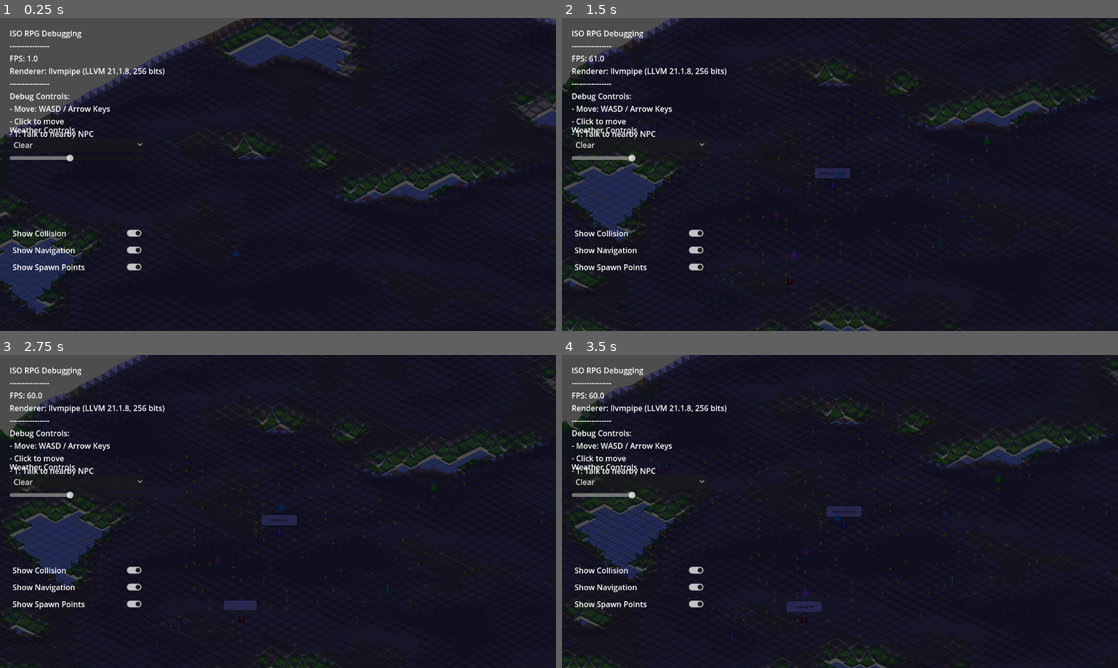
Above: before the commit, frames 1-4 (two rows, left to right).
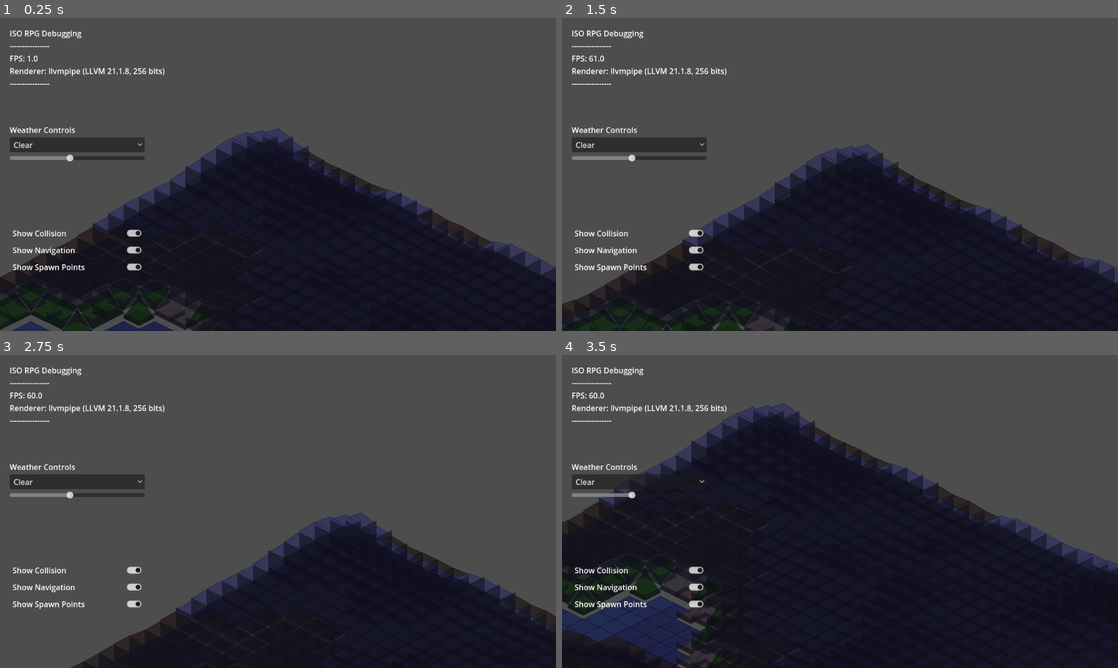
Above: after the commit, the same moments.

Repository: sha5b/Godot-ECS-Starter
Game: Godot game, scene res://scenes/main.tscn
The game is run twice, just before and just after one commit, with the same random seed, the same clock (stepped at 60 frames per second) and the same inputs.
Inputs (mouse positions are in pixels of both pictures, inside the frame that each line leads up to):
- Up to frame 1 (0.25 s): no input
- Up to frame 2 (1.5 s): tap Enter at 0.5 s; move the mouse to (962, 158) at 0.52 s; hold Right (ui_right) 0.53-1.25 s; tap T at 0.6 s; click (962, 158) at 0.67 s; drag from (728, 190) to (812, 237) at 1.27 s
- Up to frame 3 (2.75 s): move the mouse to (333, 442) at 2.02 s; hold Right (ui_right) from 2.03 s (still down); tap T at 2.1 s; click (333, 442) at 2.17 s
- Up to frame 4 (3.5 s): release Right (ui_right) at 2.75 s; drag from (812, 574) to (673, 464) at 2.77 s

The runs differ from the first frame. In frame 1, 54% of the frame differs, in the area x 0-100%, y 0-100%; in frame 2, 63%; in frame 3, 72%; in frame 4, 45%.

Commit message:
Camera COntrolls

Diff:
--- a/scenes/main.gd
+++ b/scenes/main.gd
@@ -10,7 +10,7 @@
 
 	# Initialize systems
 	_initialize_tilemap()
-	_initialize_player()
+	# _initialize_player() # Removed player initialization
 	_initialize_environment()
 	_initialize_debug_ui()
 
@@ -31,46 +31,8 @@
 	else:
 		push_error("Tilemap not found")
 
-func _initialize_player():
-	# Get player and set initial position
-	var player = $Player
-	if player:
-		# Position player in the middle of the map
-		var tilemap = $TileMap
-		if tilemap:
-			# Set player to a valid position (non-collision tile)
-			var valid_pos = _find_valid_player_position(tilemap)
-			player.set_grid_position(valid_pos)
-			print("Player positioned at grid: ", valid_pos)
-		else:
-			# Default position
-			player.set_world_position(Vector2(640, 360))
-			print("Player positioned at default location")
-	else:
-		push_error("Player not found")
-
-func _find_valid_player_position(tilemap) -> Vector2i:
-	# Find a valid (non-collision) position for the player
-	var center_x = 50  # Center of the generated terrain
-	var center_y = 50
-
-	# Start at center and spiral outward to find a valid position
-	for radius in range(10):
-		for dx in range(-radius, radius + 1):
-			for dy in range(-radius, radius + 1):
-				# Only check positions on the perimeter of the current radius
-				if abs(dx) == radius or abs(dy) == radius:
-					var pos = Vector2i(center_x + dx, center_y + dy)
-
-					# Check if this position is valid (no collision and not water)
-					if not tilemap.has_collision(pos):
-						# Check tile type
-						for tile_data in tilemap.tile_map.get(pos, []):
-							if tile_data.type != "water":
-								return pos
-
-	# Fallback to center
-	return Vector2i(center_x, center_y)
+# Removed _initialize_player() function
+# Removed _find_valid_player_position() function
 
 func _initialize_environment():
 	# Initialize environment system
@@ -109,10 +71,7 @@
 	info += "FPS: " + str(Engine.get_frames_per_second()) + "\n"
 	info += "Renderer: " + RenderingServer.get_video_adapter_name() + "\n"
 	info += "----------------\n"
-	info += "Debug Controls:\n"
-	info += "- Move: WASD / Arrow Keys\n"
-	info += "- Click to move\n"
-	info += "- T: Talk to nearby NPC\n"
+	# Removed player-specific debug controls text
 	return info
 
 func _connect_ui_signals():
@@ -142,11 +101,7 @@
 	if system_info:
 		system_info.text = _generate_system_info()
 
-	# Check for dynamic terrain expansion around player
-	var player = $Player
-	var tilemap = $TileMap
-	if player and tilemap:
-		tilemap.check_terrain_expansion(player.grid_position)
+	# Removed player-dependent terrain expansion check
 
 # Signal handlers
 
@@ -194,32 +149,4 @@
 
 		environment.set_weather(weather_type, value)
 
-# Handle input for talking to NPCs
-func _unhandled_input(event):
-	if event is InputEventKey and event.pressed and event.keycode == KEY_T:
-		_talk_to_nearby_npc()
-
-func _talk_to_nearby_npc():
-	# Find the player
-	var player = $Player
-	if not player:
-		return
-
-	# Get NPCs from the NPC manager
-	var npc_manager = $NPCManager
-	if not npc_manager:
-		return
-
-	# Find the closest NPC within interaction range
-	var closest_npc = null
-	var closest_distance = 100.0  # Max interaction distance
-
-	for npc in npc_manager.npcs:
-		var distance = player.position.distance_to(npc.position)
-		if distance < closest_distance:
-			closest_npc = npc
-			closest_distance = distance
-
-	# If found a nearby NPC, make them speak
-	if closest_npc:
-		npc_manager.make_npc_speak(closest_npc)
+# Removed _unhandled_input and _talk_to_nearby_npc functions as they depended on the player
--- a/scenes/main.tscn
+++ b/scenes/main.tscn
@@ -1,10 +1,10 @@
 [gd_scene load_steps=6 format=3 uid="uid://b4lf41tkirh3g"]
 
 [ext_resource type="Script" uid="uid://eia5g8y70ykx" path="res://scripts/world/isometric_tilemap.gd" id="1_cqvpt"]
-[ext_resource type="Script" uid="uid://beinlgogpgexh" path="res://scripts/entities/player.gd" id="2_e7gtl"]
 [ext_resource type="Script" uid="uid://c6kppk1ta0eq5" path="res://scenes/main.gd" id="3_0x5d3"]
 [ext_resource type="Script" uid="uid://ch4x74prf72m5" path="res://scripts/systems/npc_manager.gd" id="4_1g8yu"]
 [ext_resource type="Script" uid="uid://dd25rhe8a5wby" path="res://scripts/systems/environment_system.gd" id="5_nrrmj"]
+[ext_resource type="Script" uid="uid://d1appohf1i53t" path="res://scripts/systems/camera_controller.gd" id="6_camctrl"]
 
 [node name="Main" type="Node2D"]
 script = ExtResource("3_0x5d3")
@@ -19,9 +19,9 @@
 [node name="EnvironmentSystem" type="Node2D" parent="."]
 script = ExtResource("5_nrrmj")
 
-[node name="Player" type="Node2D" parent="."]
+[node name="CameraController" type="Camera2D" parent="."]
 position = Vector2(640, 360)
-script = ExtResource("2_e7gtl")
+script = ExtResource("6_camctrl")
 
 [node name="CanvasLayer" type="CanvasLayer" parent="."]
 
--- a/scripts/entities/entity.gd
+++ b/scripts/entities/entity.gd
@@ -1,7 +1,7 @@
 extends Node2D
 class_name Entity
 
-# Base entity class for all game entities (player, NPCs, etc.)
+# Base entity class for all game entities (NPCs, etc.)
 
 # Get reference to autoloaded GameManager
 @onready var game_manager = get_node("/root/GameManager")
--- a/scripts/entities/player.gd
+++ /dev/null
@@ -1,143 +0,0 @@
-extends Entity
-class_name Player
-
-# Player-specific properties
-var speed_multiplier: float = 1.5
-var is_player_controlled: bool = true
-var camera: Camera2D = null
-
-func _ready():
-	entity_name = "Player"
-	entity_type = "player"
-	debug_color = Color(0, 0.8, 1)  # Light blue
-
-	# Set up player-specific components
-	_setup_player()
-	_setup_camera()
-
-	print("Player character initialized")
-
-func _setup_player():
-	# Setup player-specific properties
-	move_speed *= speed_multiplier
-
-	# Override debug shape with player-specific visual
-	if debug_shape:
-		debug_shape.queue_free()
-
-	# Create a more distinct debug visual
-	debug_shape = Node2D.new()
-	debug_shape.name = "PlayerDebugShape"
-
-	var size = 28
-
-	# Create a polygon for the player shape (triangle pointing up)
-	var polygon = Polygon2D.new()
-	var points = [
-		Vector2(0, -size/2.0),            # Top
-		Vector2(size/2.0, size/2.0),        # Bottom right
-		Vector2(-size/2.0, size/2.0)         # Bottom left
-	]
-
-	polygon.color = debug_color
-	polygon.polygon = points
-
-	# Add outline
-	var outline = Line2D.new()
-	outline.points = points + [points[0]]
-	outline.width = 2.0
-	outline.default_color = debug_color.darkened(0.3)
-
-	debug_shape.add_child(polygon)
-	debug_shape.add_child(outline)
-
-	add_child(debug_shape)
-
-func _setup_camera():
-	# Add a camera that follows the player
-	camera = Camera2D.new()
-	camera.name = "PlayerCamera"
-	camera.enabled = true
-
-	# Add camera to scene tree first
-	add_child(camera)
-
-	# Camera settings
-	camera.zoom = Vector2(0.5, 0.5)  # Zoom out to see more of the map
-	camera.position_smoothing_enabled = true
-	camera.position_smoothing_speed = 5.0
-
-	# Make current after being added to the tree
-	call_deferred("_make_camera_current")
-
-	print("Player camera setup complete")
-
-func _make_camera_current():
-	if camera and is_inside_tree() and camera.is_inside_tree():
-		camera.make_current()
-		print("Camera made current")
-
-func _unhandled_input(event):
-	# Handle player input
-	if not is_player_controlled:
-		return
-
-	# Mouse movement - move player to clicked position
-	if event is InputEventMouseButton and event.pressed and event.button_index == MOUSE_BUTTON_LEFT:
-		var mouse_pos = get_global_mouse_position()
-		_handle_movement(mouse_pos)
-
-	# Keyboard movement - move in the four directions
-	if event is InputEventKey and event.pressed:
-		var direction = Vector2i.ZERO
-
-		match event.keycode:
-			KEY_W, KEY_UP:
-				direction = Vector2i(0, -1)
-			KEY_S, KEY_DOWN:
-				direction = Vector2i(0, 1)
-			KEY_A, KEY_LEFT:
-				direction = Vector2i(-1, 0)
-			KEY_D, KEY_RIGHT:
-				direction = Vector2i(1, 0)
-
-		if direction != Vector2i.ZERO:
-			# In isometric, we need to transform the direction
-			var iso_direction = _transform_to_isometric(direction)
-			var target_grid_pos = grid_position + iso_direction
-			move_to_grid(target_grid_pos)
-
-func _transform_to_isometric(direction: Vector2i) -> Vector2i:
-	# Transform cardinal direction to isometric direction
-	# This depends on how the isometric grid is oriented
-
-	# For standard isometric (diamond shape, y-axis is down-right, x-axis is down-left)
-	match direction:
-		Vector2i(0, -1):  # Up
-			return Vector2i(-1, -1)
-		Vector2i(0, 1):   # Down
-			return Vector2i(1, 1)
-		Vector2i(-1, 0):  # Left
-			return Vector2i(-1, 1)
-		Vector2i(1, 0):   # Right
-			return Vector2i(1, -1)
-		_:
-			return Vector2i.ZERO
-
-func _handle_movement(target_world_pos: Vector2):
-	# Get the tilemap
-	var tilemap = get_parent().get_node("TileMap")
-	if not tilemap:
-		move_to_world(target_world_pos)
-		return
-
-	# Convert to grid position
-	var target_grid_pos = tilemap.world_to_grid(target_world_pos)
-
-	# Check for collisions
-	if tilemap.has_collision(target_grid_pos):
-		print("Player cannot move to ", target_grid_pos, " due to collision")
-		return
-
-	# Move to the target
-	move_to_grid(target_grid_pos)
--- /dev/null
+++ b/scripts/systems/camera_controller.gd
@@ -0,0 +1,70 @@
+extends Camera2D
+
+class_name CameraController
+
+@export var move_speed: float = 300.0
+@export var zoom_speed: float = 0.1
+@export var min_zoom: float = 0.2
+@export var max_zoom: float = 2.0
+
+var is_panning: bool = false
+var last_mouse_pos: Vector2
+
+func _ready():
+	# Ensure this camera is the current one for the viewport
+	make_current()
+	print("CameraController initialized and set as current.")
+
+func _input(event: InputEvent): # Changed from _unhandled_input
+	# --- Zooming ---
+	if event is InputEventMouseButton:
+		if event.button_index == MOUSE_BUTTON_WHEEL_UP: # Removed event.pressed check
+			_adjust_zoom(-zoom_speed)
+			get_viewport().set_input_as_handled() # Mark event as handled
+		elif event.button_index == MOUSE_BUTTON_WHEEL_DOWN: # Removed event.pressed check
+			_adjust_zoom(zoom_speed)
+			get_viewport().set_input_as_handled() # Mark event as handled
+
+	# --- Panning (Left Mouse Button) ---
+	if event is InputEventMouseButton and event.button_index == MOUSE_BUTTON_LEFT: # Changed to Left Button
+		if event.pressed:
+			is_panning = true
+			# No need to capture mouse or store last_mouse_pos when using event.relative
+			# Input.set_mouse_mode(Input.MOUSE_MODE_CAPTURED)
+		else:
+			is_panning = false
+			# Input.set_mouse_mode(Input.MOUSE_MODE_VISIBLE)
+		# We handle the button press/release itself, so mark as handled
+		get_viewport().set_input_as_handled()
+
+	# Handle mouse motion only when panning is active
+	if event is InputEventMouseMotion and is_panning:
+		# Adjust position based on mouse movement
+		# Negative delta because we want the world to move opposite to the mouse drag
+		global_position -= event.relative # Removed zoom scaling for simplicity
+		get_viewport().set_input_as_handled() # Mark event as handled
+
+
+func _adjust_zoom(amount: float):
+	var new_zoom = zoom + Vector2(amount, amount)
+	# Clamp zoom level
+	new_zoom.x = clamp(new_zoom.x, min_zoom, max_zoom)
+	new_zoom.y = clamp(new_zoom.y, min_zoom, max_zoom)
+	zoom = new_zoom
+	# print("Zoom adjusted to: ", zoom) # Optional debug print
+
+# Optional: Add keyboard movement if desired
+# func _process(delta):
+# 	var direction = Vector2.ZERO
+# 	if Input.is_action_pressed("ui_right"):
+# 		direction.x += 1
+# 	if Input.is_action_pressed("ui_left"):
+# 		direction.x -= 1
+# 	if Input.is_action_pressed("ui_down"):
+# 		direction.y += 1
+# 	if Input.is_action_pressed("ui_up"):
+# 		direction.y -= 1
+#
+# 	if direction != Vector2.ZERO:
+# 		# Normalize and apply speed and delta time
+# 		global_position += direction.normalized() * move_speed * delta
--- a/scripts/world/debug_renderer.gd
+++ b/scripts/world/debug_renderer.gd
@@ -18,15 +18,15 @@
 
 # Function to draw debug grid
 func draw_debug_grid(canvas: CanvasItem, grid_manager: IsometricGridManager,
-					player_grid_pos: Vector2i, height_map: Dictionary):
+					camera_grid_pos: Vector2i, height_map: Dictionary): # Renamed parameter
 	# Draw the isometric grid (only visible portion)
 	if not debug_draw or not debug_grid:
 		return
 
-	var start_x = max(0, player_grid_pos.x - visible_grid_width/2)
-	var end_x = min(world_size, player_grid_pos.x + visible_grid_width/2)
-	var start_y = max(0, player_grid_pos.y - visible_grid_height/2)
-	var end_y = min(world_size, player_grid_pos.y + visible_grid_height/2)
+	var start_x = max(0, camera_grid_pos.x - visible_grid_width/2) # Use camera_grid_pos
+	var end_x = min(world_size, camera_grid_pos.x + visible_grid_width/2) # Use camera_grid_pos
+	var start_y = max(0, camera_grid_pos.y - visible_grid_height/2) # Use camera_grid_pos
+	var end_y = min(world_size, camera_grid_pos.y + visible_grid_height/2) # Use camera_grid_pos
 
 	for x in range(start_x, end_x):
 		for y in range(start_y, end_y):
@@ -53,7 +53,7 @@
 			canvas.draw_polyline(points + [points[0]], Color(0.5, 0.5, 0.5, 0.3), 1.0)
 
 			# Draw coordinate text (for debugging) - only for visible area
-			if abs(x - player_grid_pos.x) < 5 and abs(y - player_grid_pos.y) < 5:
+			if abs(x - camera_grid_pos.x) < 5 and abs(y - camera_grid_pos.y) < 5: # Use camera_grid_pos
 				canvas.draw_string(Control.new().get_theme_default_font(),
 					Vector2(pos.x - 10, pos.y),
 					str(x) + "," + str(y),
@@ -64,15 +64,15 @@
 
 # Function to draw collision debug visualization
 func draw_debug_collision(canvas: CanvasItem, grid_manager: IsometricGridManager,
-						player_grid_pos: Vector2i, collision_map: Dictionary, height_map: Dictionary):
+						camera_grid_pos: Vector2i, collision_map: Dictionary, height_map: Dictionary): # Renamed parameter
 	# Draw collision for tiles
 	if not debug_draw:
 		return
 
-	var start_x = max(0, player_grid_pos.x - visible_grid_width/2)
-	var end_x = min(world_size, player_grid_pos.x + visible_grid_width/2)
-	var start_y = max(0, player_grid_pos.y - visible_grid_height/2)
-	var end_y = min(world_size, player_grid_pos.y + visible_grid_height/2)
+	var start_x = max(0, camera_grid_pos.x - visible_grid_width/2) # Use camera_grid_pos
+	var end_x = min(world_size, camera_grid_pos.x + visible_grid_width/2) # Use camera_grid_pos
+	var start_y = max(0, camera_grid_pos.y - visible_grid_height/2) # Use camera_grid_pos
+	var end_y = min(world_size, camera_grid_pos.y + visible_grid_height/2) # Use camera_grid_pos
 
 	for x in range(start_x, end_x):
 		for y in range(start_y, end_y):
--- a/scripts/world/isometric_tilemap.gd
+++ b/scripts/world/isometric_tilemap.gd
@@ -11,6 +11,7 @@
 
 # Get reference to autoloaded GameManager
 @onready var game_manager = get_node("/root/GameManager")
+@onready var camera_controller = get_parent().get_node("CameraController") # Get camera reference
 
 # Component references
 var grid_manager: IsometricGridManager
@@ -87,22 +88,26 @@
 	if not debug_draw:
 		return
 
-	# Get player position to center grid if available
-	var player_grid_pos = Vector2i(int(get_viewport_rect().size.x / 2.0 / tile_width),
-								int(get_viewport_rect().size.y / 2.0 / tile_height))
-	var player = get_parent().get_node("Player")
-	if player:
-		player_grid_pos = player.grid_position
+	# Get camera position to center grid
+	var camera_grid_pos = Vector2i.ZERO
+	if camera_controller:
+		camera_grid_pos = world_to_grid(camera_controller.global_position)
+	else:
+		# Fallback if camera not found (shouldn't happen in normal operation)
+		camera_grid_pos = Vector2i(int(get_viewport_rect().size.x / 2.0 / tile_width),
+								   int(get_viewport_rect().size.y / 2.0 / tile_height))
 
 	if debug_grid:
 		# Get the height map through the proper getter method
 		var height_map_copy = terrain_generator.get_height_map()
-		debug_renderer.draw_debug_grid(self, grid_manager, player_grid_pos,
+		# Pass camera position instead of player position
+		debug_renderer.draw_debug_grid(self, grid_manager, camera_grid_pos,
 									  height_map_copy)
 
 	if game_manager.get_debug_status("collision") and collision_enabled:
 		var height_map_copy = terrain_generator.get_height_map()
-		debug_renderer.draw_debug_collision(self, grid_manager, player_grid_pos,
+		# Pass camera position instead of player position
+		debug_renderer.draw_debug_collision(self, grid_manager, camera_grid_pos,
 										   collision_map, height_map_copy)
 
 # API Methods
@@ -234,29 +239,4 @@
 			if not tile_map.has(grid_pos) or tile_map[grid_pos].size() == 0:
 				place_tile(grid_pos)
 
-func check_terrain_expansion(player_pos: Vector2i, expansion_threshold: int = 8):
-	# Check if we need to expand the terrain around the player
-	var needs_expansion = false
-
-	# Check edges of visible area
-	var x_min = player_pos.x - visible_grid_width/2 + expansion_threshold
-	var x_max = player_pos.x + visible_grid_width/2 - expansion_threshold
-	var y_min = player_pos.y - visible_grid_height/2 + expansion_threshold
-	var y_max = player_pos.y + visible_grid_height/2 - expansion_threshold
-
-	# Check for tiles at the edges
-	for x in [x_min, x_max]:
-		for y in range(y_min, y_max):
-			if not tile_map.has(Vector2i(x, y)) or tile_map[Vector2i(x, y)].size() == 0:
-				needs_expansion = true
-				break
-
-	if not needs_expansion:
-		for y in [y_min, y_max]:
-			for x in range(x_min, x_max):
-				if not tile_map.has(Vector2i(x, y)) or tile_map[Vector2i(x, y)].size() == 0:
-					needs_expansion = true
-					break
-
-	if needs_expansion:
-		expand_terrain(player_pos)
+# Removed check_terrain_expansion function as it depended on the player
Not shown, added: scripts/systems/camera_controller.gd.uid
